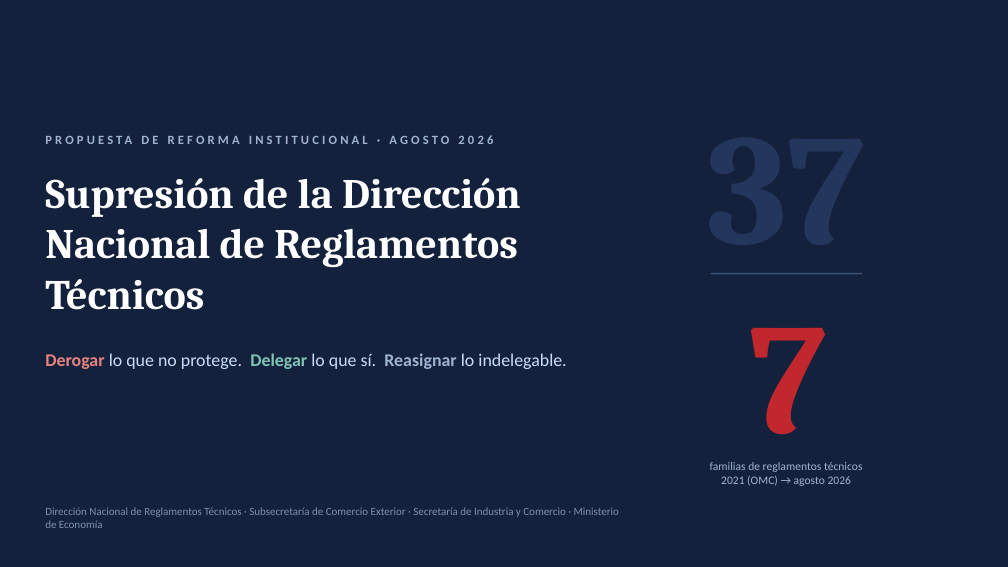
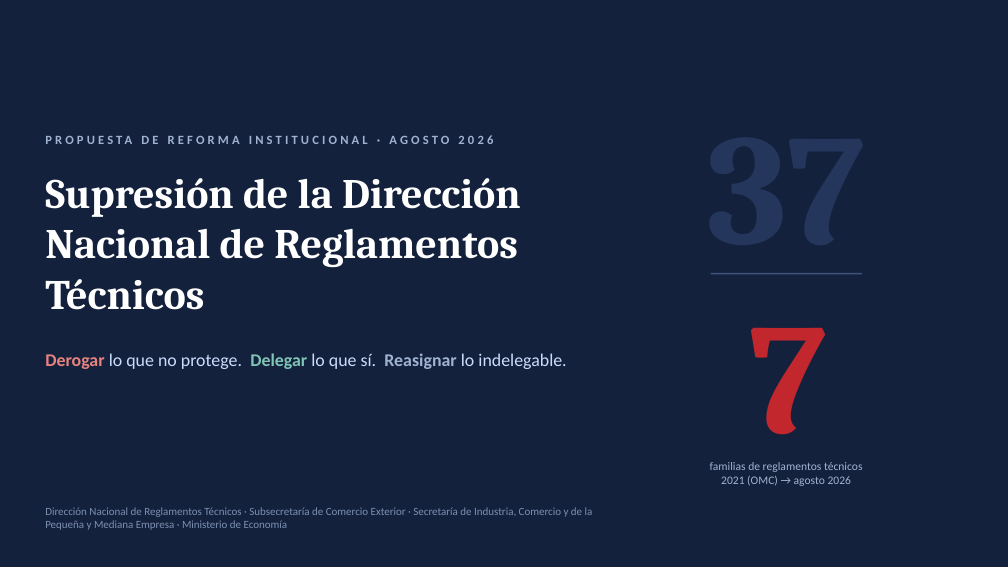
Before and after one commit to theoellmann/Reglamentaci-n-T-cnica-, a slide deck: slide 1 of presentacion/supresion-dnrt.pptx. Drawn at 1008x567 pixels with LibreOffice and Linux fonts; fonts in the diff are those of the drawing. Boxes give left, top, right and bottom in pixels: in the first picture for what was removed or moved away, otherwise in the second. Text is boxed around its words. In the diff, an @@ line names an element or a change of style, - is before the commit and + after.

```diff
--- a/presentacion/supresion-dnrt.pptx
+++ b/presentacion/supresion-dnrt.pptx
@@ text at [45,507,593,530]: text changed @@
-Dirección Nacional de Reglamentos Técnicos · Subsecretaría de Comercio Exterior · Secretaría de Industria y Comercio · Ministerio de Economía
+Dirección Nacional de Reglamentos Técnicos · Subsecretaría de Comercio Exterior · Secretaría de Industria, Comercio y de la Pequeña y Mediana Empresa · Ministerio de Economía
```
Also in this commit, not shown: 6 other slides changed, 3 other files.
